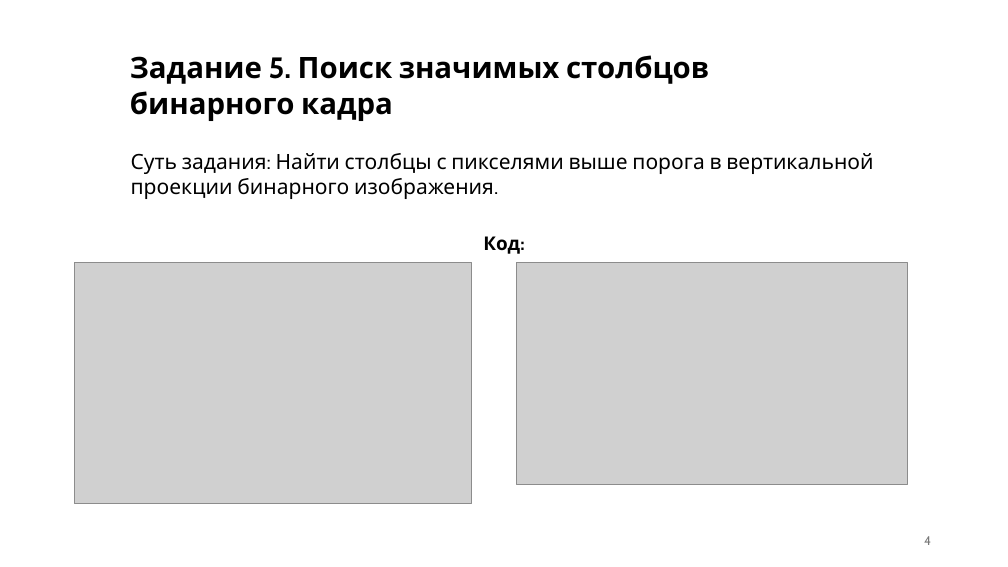
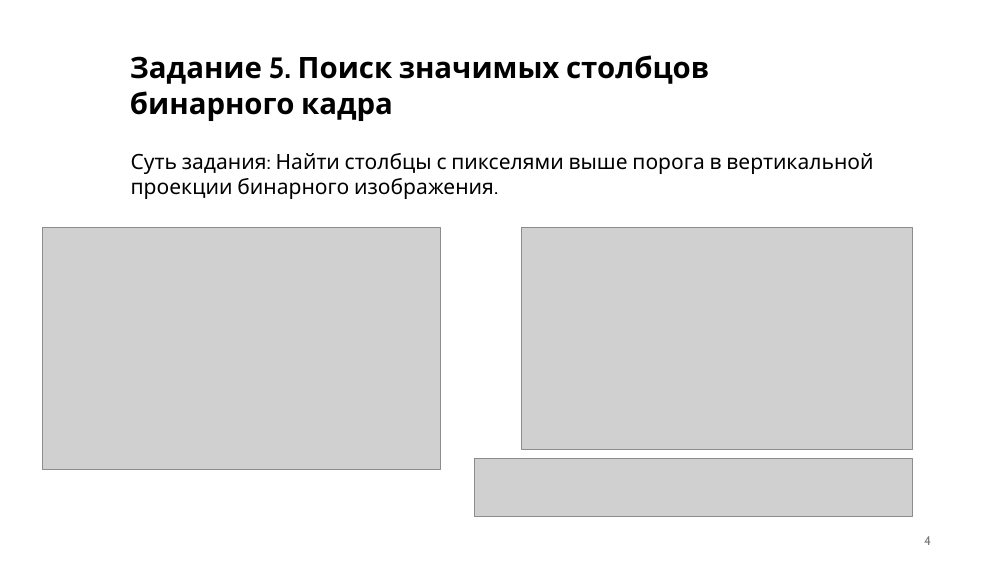
Before and after one commit to quistxnd/cv, a slide deck: slide 14 of lab2/lab2.pptx (slide 12 before the commit). Drawn at 1008x567 pixels with LibreOffice and Linux fonts; fonts in the diff are those of the drawing; grey boxes stand for pictures. Boxes give left, top, right and bottom in pixels: in the first picture for what was removed or moved away, otherwise in the second. Text is boxed around its words. In the diff, an @@ line names an element or a change of style, - is before the commit and + after.

```diff
--- a/lab2/lab2.pptx
+++ b/lab2/lab2.pptx
@@ picture: place and size @@
-picture at [74,262,472,504]
+picture at [42,228,440,470]
@@ text removed at [483,236,520,254] @@
-Код:
@@ picture: place and size @@
-picture at [516,262,907,485]
+picture at [522,228,913,450]
@@ picture added at [474,458,912,516] @@
```
Also in this commit, not shown: 6 other slides changed, 1 slide added, 1 other file.
